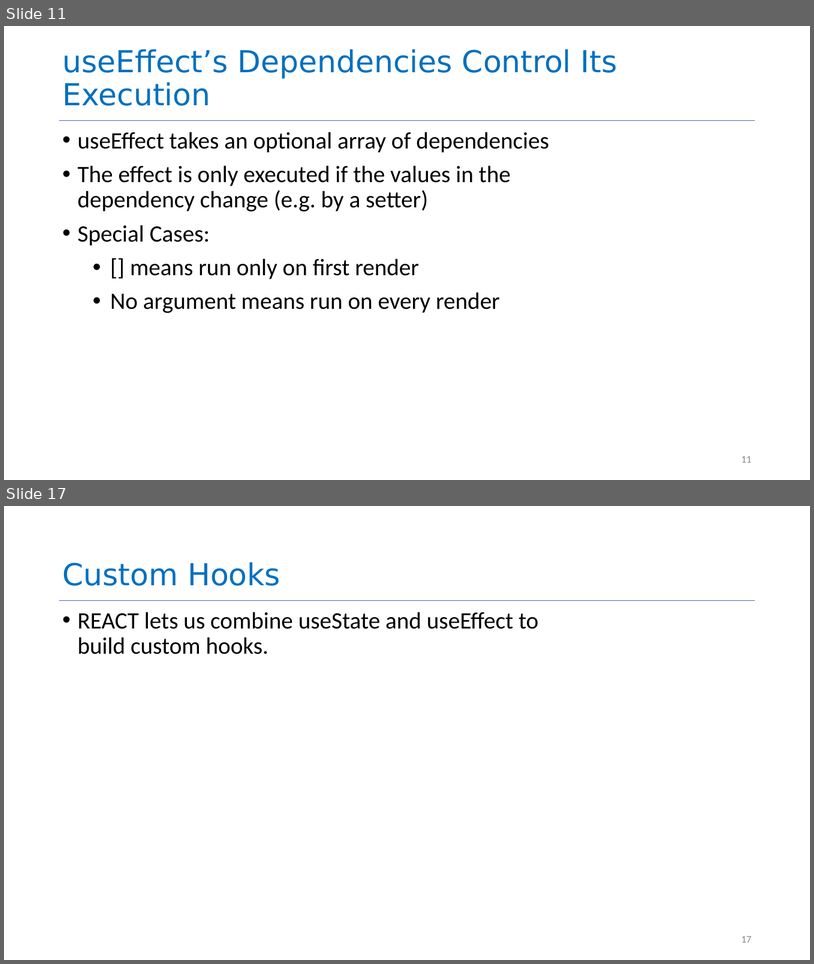
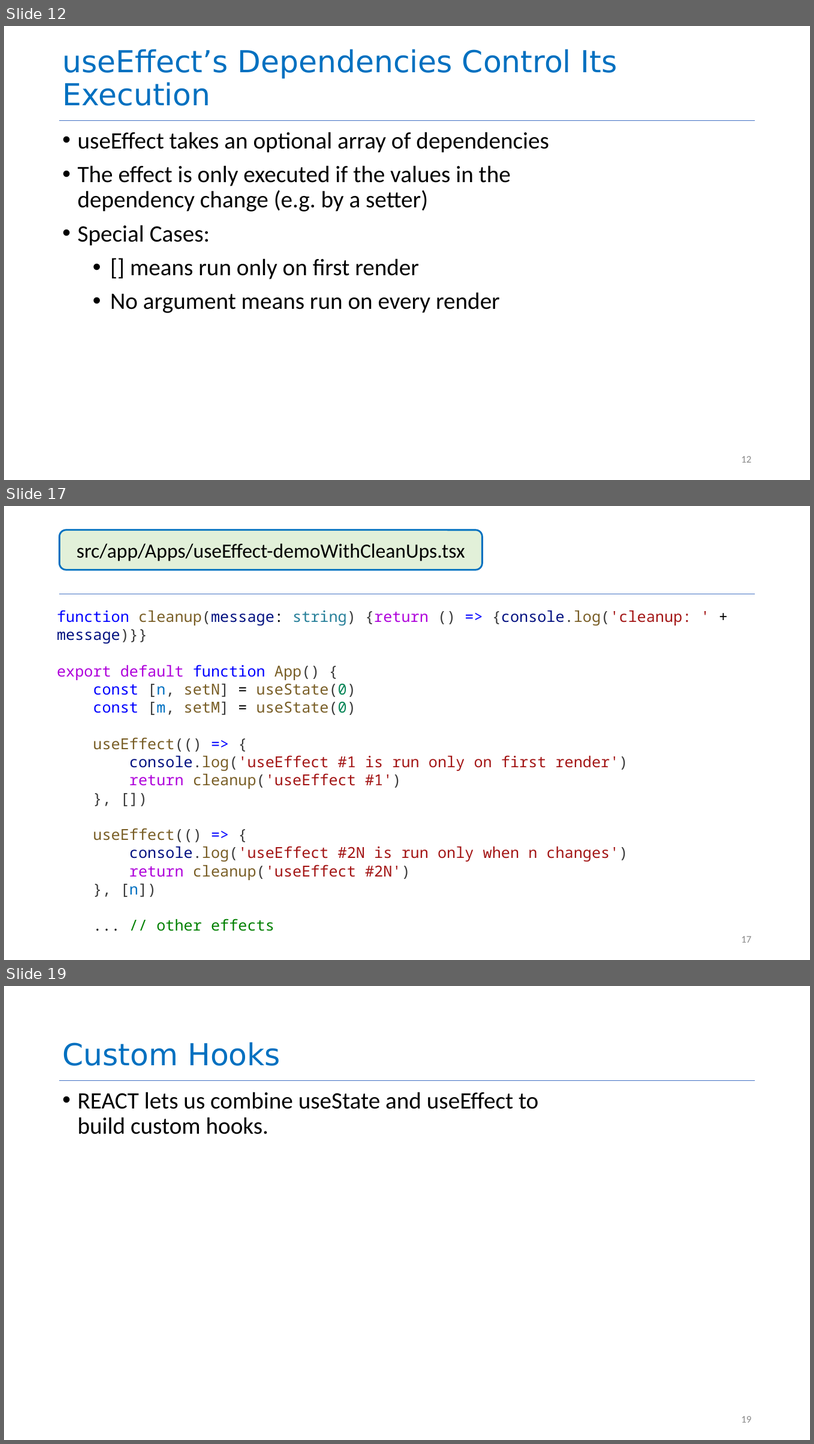
Before and after one commit to neu-se/CS4530-Spring-2024, a slide deck: Slides/Module 09 React Hooks.pptx. Shown one above the other, each under a label of ours: slides 11 and 17 before the commit, slides 12, 17 and 19 after it; the slides between them are not shown. The pictures are 814x964 and 814x1444 pixels, drawn with LibreOffice and Linux fonts; fonts in the diff are those of the drawing. Boxes give left, top, right and bottom in pixels: in the first picture for what was removed or moved away, otherwise in the second. Text is boxed around its words. In the diff, an @@ line names an element or a change of style, - is before the commit and + after.

```diff
--- a/Slides/Module 09 React Hooks.pptx
+++ b/Slides/Module 09 React Hooks.pptx
@@ slide 17 added at (4, 506, 810, 960), background #FFFFFF @@
@@ rounded rectangle added at (60, 530, 483, 570), fill #E2F0D9, outline #0070C0 2 pt, 24 pt, text #000000 @@
+src/app/Apps/useEffect-demoWithCleanUps.tsx
@@ line added from (60, 594) to (755, 594), #4472C4 0.5 pt @@
@@ text added at (57, 610, 692, 931), 18 pt, text #A31515 @@
+function cleanup(message: string) {return () => {console.log('cleanup: ' + message)}}
+export default function App() {
+const [n, setN] = useState(0)
+const [m, setM] = useState(0)
+useEffect(() => {
+console.log('useEffect #1 is run only on first render')
+return cleanup('useEffect #1')
+}, [])
+useEffect(() => {
+console.log('useEffect #2N is run only when n changes')
+return cleanup('useEffect #2N')
+}, [n])
+... // other effects
@@ page number added at (741, 936, 752, 942), 12 pt, text #888888 @@
+17
@@ what was slide 11 is now slide 12 @@
@@ page number at (741, 456, 752, 462): text changed @@
-11
+12
@@ what was slide 17 is now slide 19 @@
@@ page number at (741, 1416, 752, 1422): text changed @@
-17
+19
```
Also in this commit, not shown: 4 slides changed, 3 other slides added, 2 slides removed, 2 other files.
